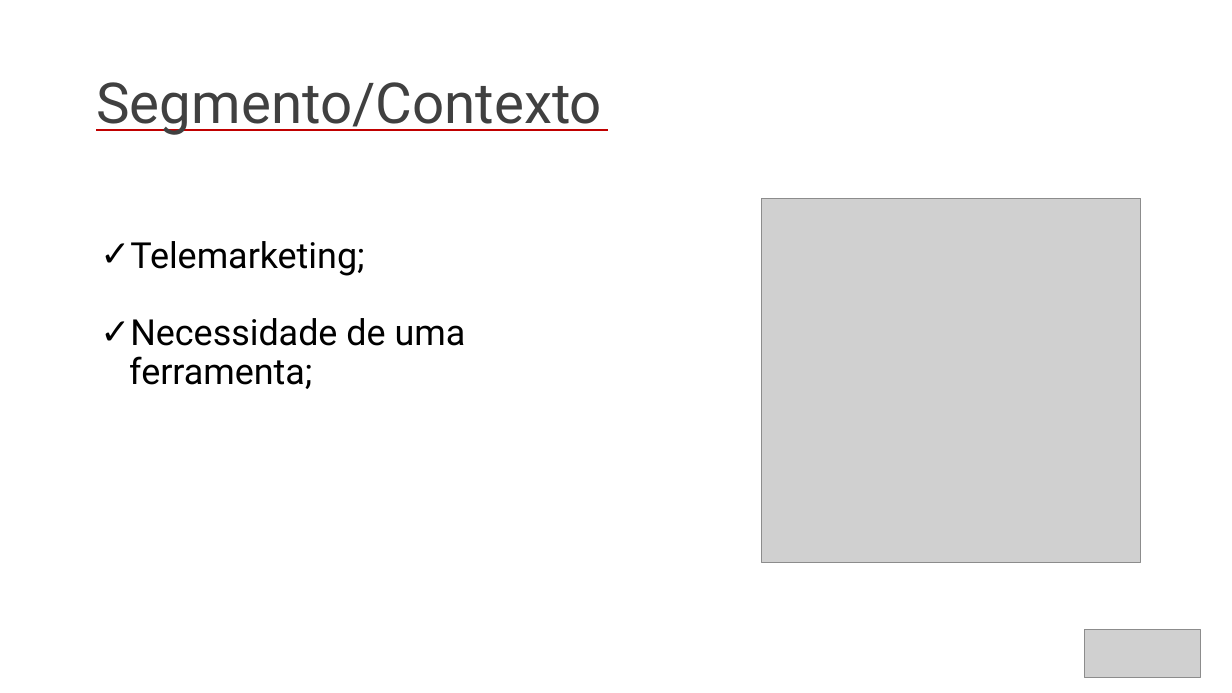
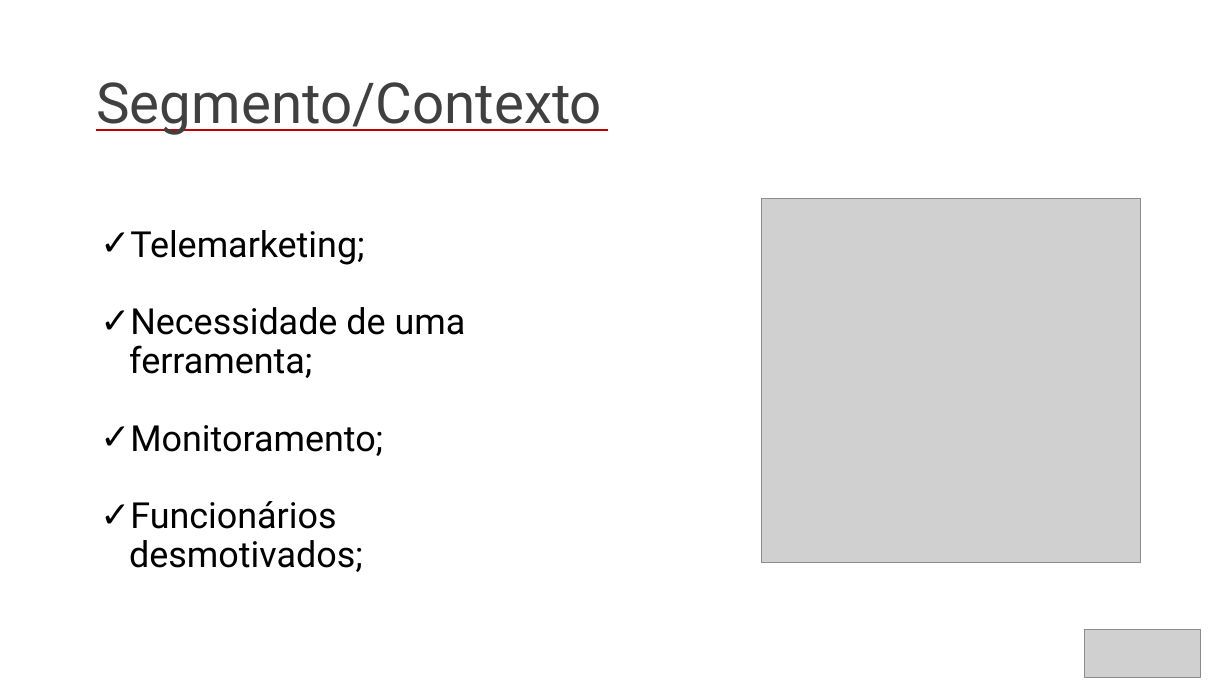
Before and after one commit to BandTec/grupo-07-adsa-20201, a slide deck: slide 3 of Documentação/Slide Final.pptx. Drawn at 1232x693 pixels with LibreOffice and Linux fonts; fonts in the diff are those of the drawing; grey boxes stand for pictures. Boxes give left, top, right and bottom in pixels: in the first picture for what was removed or moved away, otherwise in the second. Text is boxed around its words. In the diff, an @@ line names an element or a change of style, - is before the commit and + after.

```diff
--- a/Documentação/Slide Final.pptx
+++ b/Documentação/Slide Final.pptx
@@ text "Telemarketing;" at [129, 230, 466, 572]: vertical alignment bottom to top @@
@@ text at [129, 425, 383, 572]: paragraphs added @@
+✓ Monitoramento;
+✓ Funcionários desmotivados;
```
Also in this commit, not shown: 1 other slide changed, 1 slide added, 15 other files.
